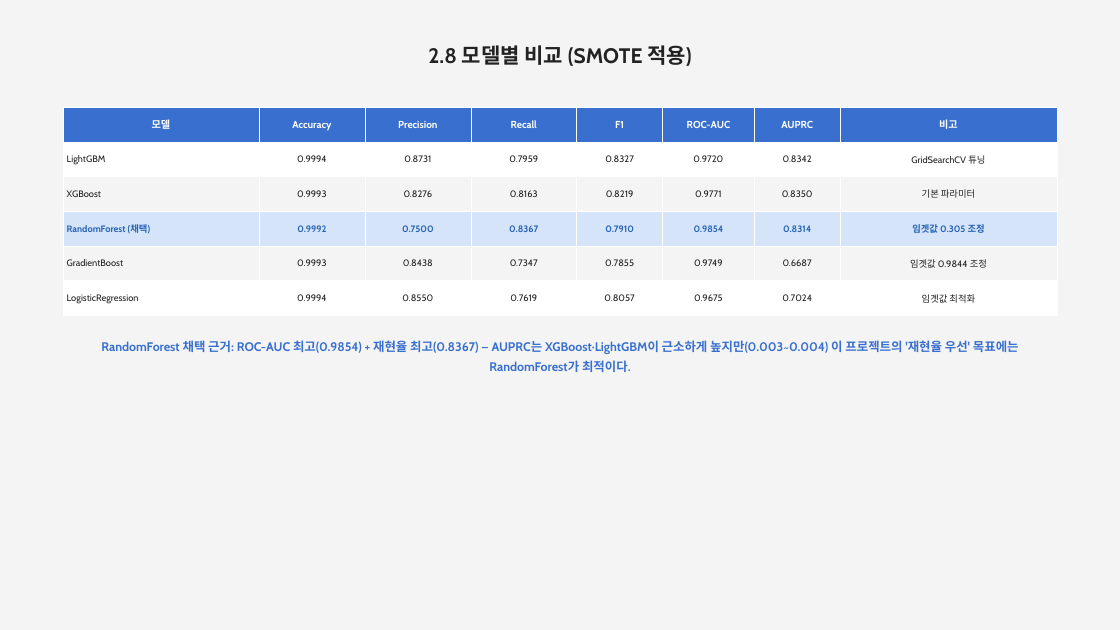
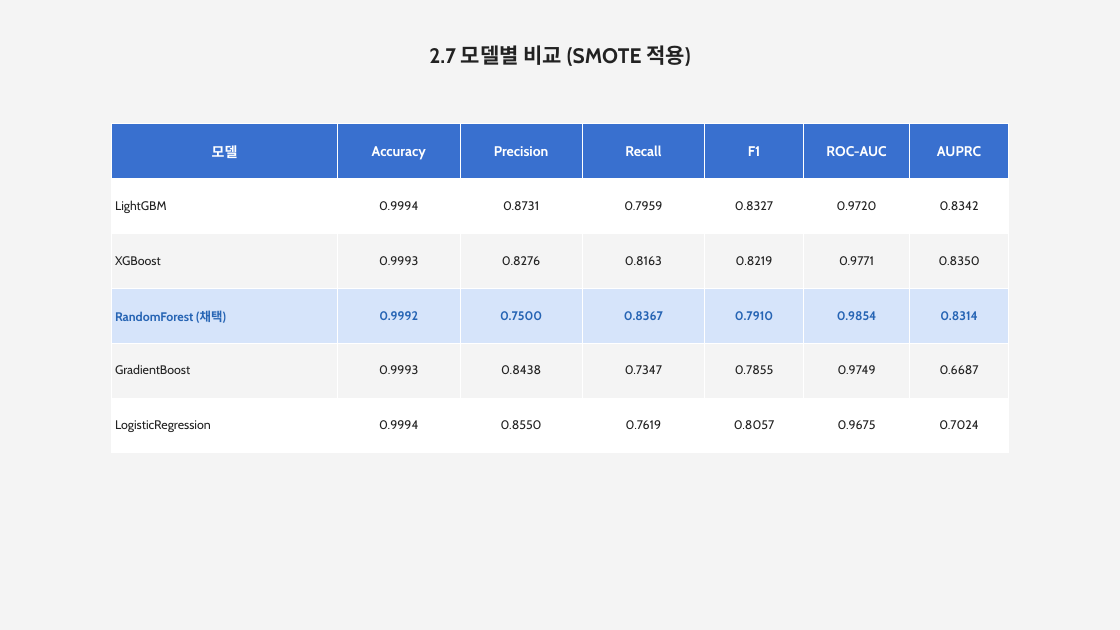
Before and after one commit to jcs19752510-ui/semi_project, a slide deck: slide 13 of report/4차/3_Credit_Card_Fraud_Detection(1).pptx (slide 14 before the commit). Drawn at 1120x630 pixels with LibreOffice and Linux fonts; fonts in the diff are those of the drawing. Boxes give left, top, right and bottom in pixels: in the first picture for what was removed or moved away, otherwise in the second. Text is boxed around its words. In the diff, an @@ line names an element or a change of style, - is before the commit and + after.

```diff
--- a/report/4차/3_Credit_Card_Fraud_Detection(1).pptx
+++ b/report/4차/3_Credit_Card_Fraud_Detection(1).pptx
@@ text at (429, 45, 690, 66): text changed @@
-2.8 모델별 비교 (SMOTE 적용)
+2.7 모델별 비교 (SMOTE 적용)
@@ table at (111, 124, 1008, 453) @@
-column 8: 비고 | GridSearchCV 튜닝 | 기본 파라미터 | 임곗값 0.305 조정 | 임곗값 0.9844 조정 | 임곗값 최적화
@@ table: place and size @@
-table at (63, 107, 1056, 315)
+table at (111, 124, 1008, 453)
@@ text removed at (101, 340, 1019, 372) @@
-RandomForest 채택 근거: ROC-AUC 최고(0.9854) + 재현율 최고(0.8367) — AUPRC는 XGBoost·LightGBM이 근소하게 높지만(0.003~0.004) 이 프로젝트의 '재현율 우선' 목표에는 RandomForest가 최적이다.
```
Also in this commit, not shown: 9 other slides changed, 1 slide removed, 2 other files.
